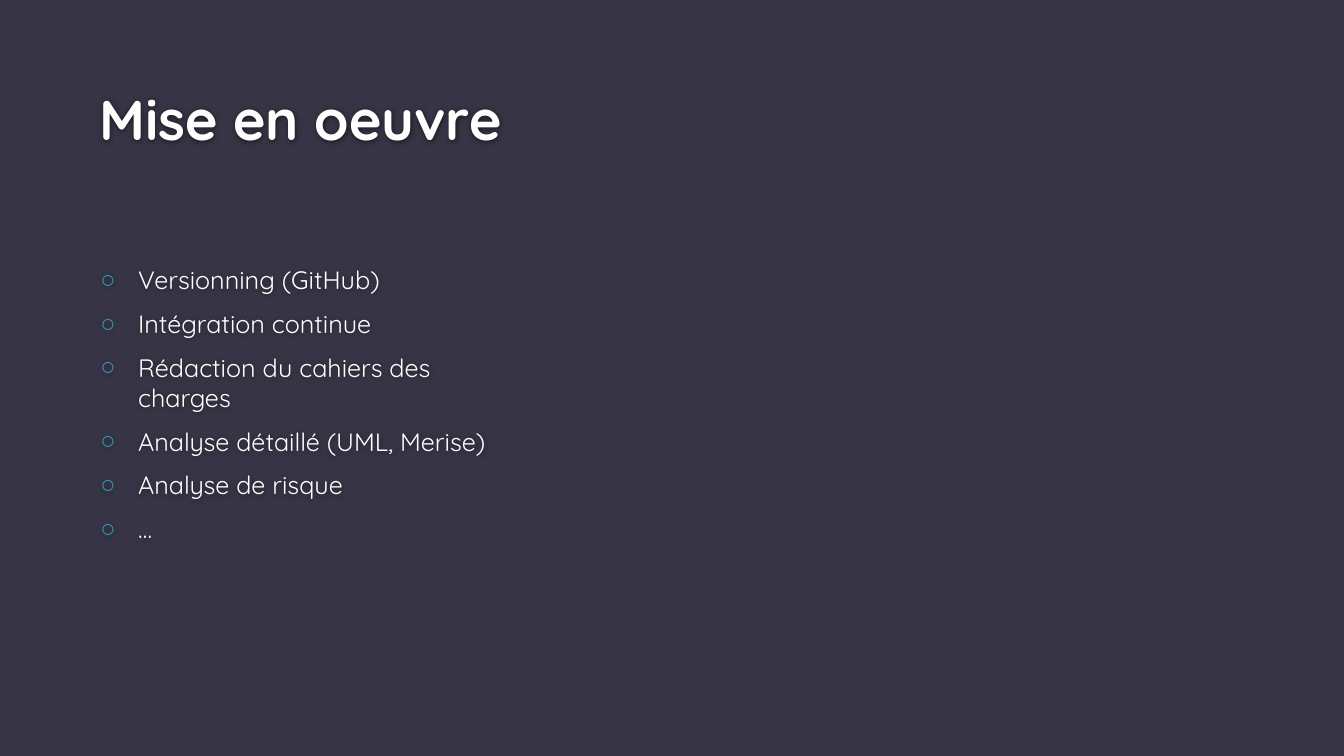
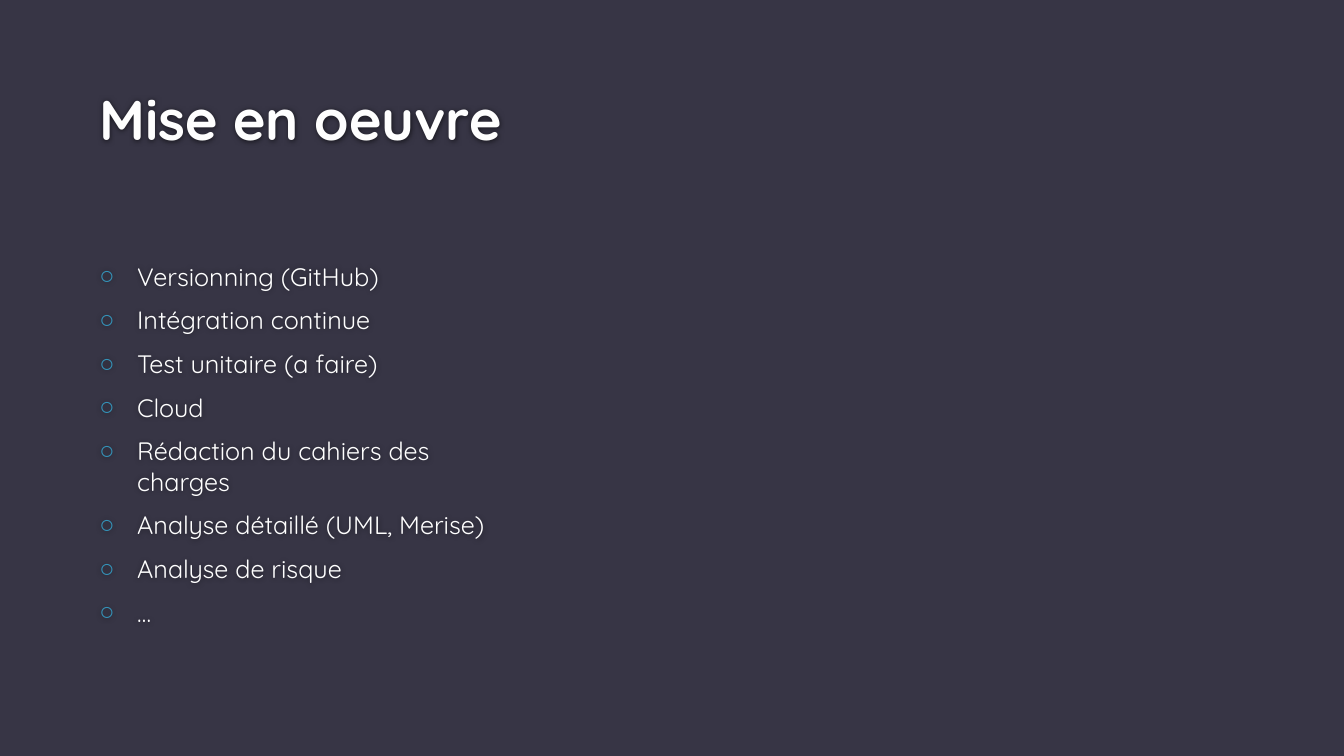
Before and after one commit to SvenLC/megaproduction, a slide deck: slide 6 of PowerPointClientLourd.pptx. Drawn at 1344x756 pixels with LibreOffice and Linux fonts; fonts in the diff are those of the drawing; background and template pictures are left out. Boxes give left, top, right and bottom in pixels: in the first picture for what was removed or moved away, otherwise in the second. Text is boxed around its words. In the diff, an @@ line names an element or a change of style, - is before the commit and + after.

```diff
--- a/PowerPointClientLourd.pptx
+++ b/PowerPointClientLourd.pptx
@@ text at (137,354,377,418): paragraphs added @@
+○ Test unitaire (a faire)
+○ Cloud
```
Also in this commit, not shown: 1 other slide changed, 1 slide added, 24 other files.
